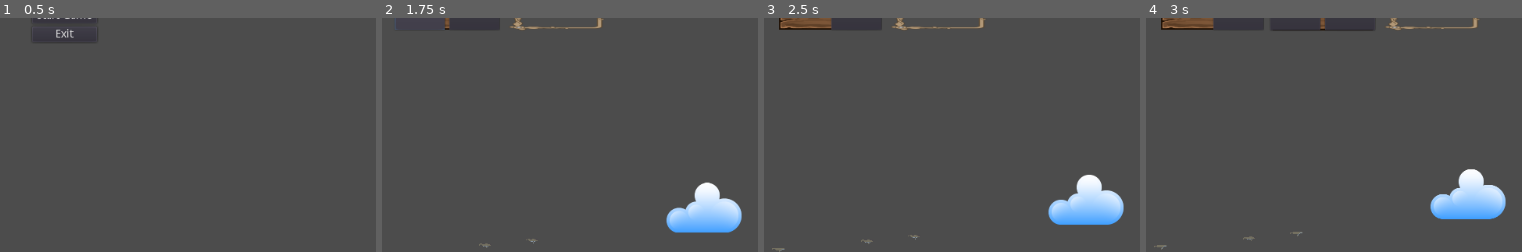
Above: before the commit, frames 1-4 (left to right).
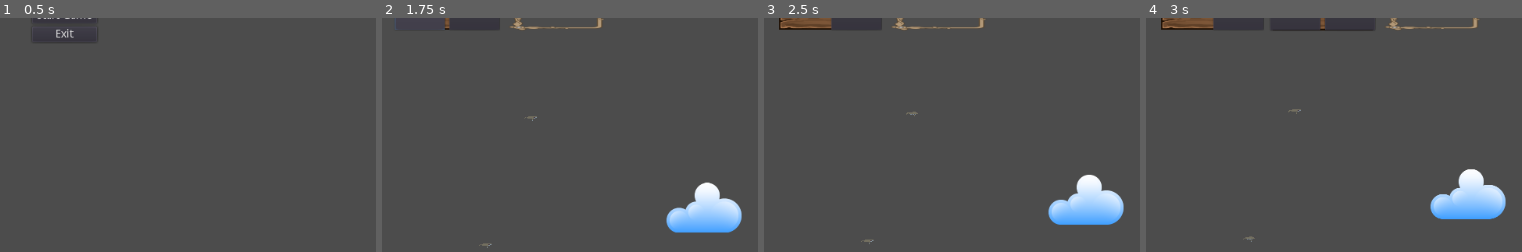
Above: after the commit, the same moments.

Repository: LaffertyDev/SkyHigh
Game: Godot game, scene res://game_menu/main_menu.tscn
Two runs of this game, one before a commit and one after it. Both use one fixed random seed, a clock stepped at 60 frames per second and the inputs below. A sky picture missing from this copy of the repository is replaced by a grey-blue gradient.
Inputs (mouse positions are % of the whole screen's width and height, from its top left):
- Up to frame 1 (0.5 s): no input
- Up to frame 2 (1.75 s): click "Start Game" at 0.5 s; click "B" at 1.25 s
- Up to frame 3 (2.5 s): click "Balloon" at 2 s
- Up to frame 4 (3 s): click (63, 50) at 2.77 s
The pictures show only the part of the screen within x 39-89%, y 50-100%; the shares and areas given below are measured in that part.

Frame 1 is identical in both runs. In frame 2, less than 0.1% of the frame differs, in the area x 25-42%, y 41-99%; in frame 3, 0.1%, in the area x 2-42%, y 40-100%; in frame 4, less than 0.1%.

Commit message:
Balloon pop opens section for const

Diff:
--- a/skyhigh.tscn
+++ b/skyhigh.tscn
@@ -1,7 +1,6 @@
-[gd_scene load_steps=11 format=2]
+[gd_scene load_steps=10 format=2]
 
 [ext_resource path="res://units/platform/platform.tscn" type="PackedScene" id=1]
-[ext_resource path="res://units/platform/Plank_03.png" type="Texture" id=2]
 [ext_resource path="res://city.gd" type="Script" id=3]
 [ext_resource path="res://background/sky.png" type="Texture" id=4]
 [ext_resource path="res://skyhigh.gd" type="Script" id=5]
@@ -47,11 +46,6 @@
 
 [node name="GUI" parent="CanvasLayer" instance=ExtResource( 7 )]
 
-[node name="Sprite2" type="Sprite" parent="."]
-position = Vector2( 581.214, -304.351 )
-scale = Vector2( 0.1, 0.1 )
-texture = ExtResource( 2 )
-
 [node name="ParallaxBackground" type="ParallaxBackground" parent="."]
 scroll_ignore_camera_zoom = true
 
@@ -93,13 +87,13 @@
 texture = ExtResource( 9 )
 
 [node name="Whale" parent="." instance=ExtResource( 10 )]
-position = Vector2( 217.564, -423.753 )
+position = Vector2( 214.806, -738.191 )
 
 [node name="Whale2" parent="." instance=ExtResource( 10 )]
 position = Vector2( 98.6064, -411.282 )
 
 [node name="Whale3" parent="." instance=ExtResource( 10 )]
-position = Vector2( -130.676, -390.176 )
+position = Vector2( 98.6064, -411.282 )
 [connection signal="city_move" from="City" to="CanvasLayer/GUI" method="_on_City_city_move"]
 [connection signal="hit_ground" from="City" to="." method="_on_City_hit_ground"]
 [connection signal="built_platform" from="City/build_platform" to="City" method="_on_build_platform_built_platform"]
--- a/units/balloon/balloon.gd
+++ b/units/balloon/balloon.gd
@@ -1,6 +1,8 @@
 extends Node2D
 
 export(int) var health = 100
+
+signal balloon_pop
 
 func _ready():
 	add_to_group("balloons")
@@ -23,8 +25,8 @@
 	health = health - health_lost
 	$HealthBar.value = health
 	if health < 0:
-		print("balloon go pop")
 		get_parent().remove_child(self)
+		emit_signal("balloon_pop")
 
 	if health < 100:
 		$HealthBar.visible = true
--- a/units/section/section.gd
+++ b/units/section/section.gd
@@ -23,8 +23,12 @@
 	instance.position.x = 0
 	instance.position.y = -100
 	get_parent().add_child(instance)
+	instance.connect("balloon_pop", self, "_on_Balloon_Pop")
 	_set_menu(false)
 	self.visible = false
+
+func _on_Balloon_Pop():
+	self.visible = true
 
 func _set_menu(is_open):
 	$Option_1.visible = is_open
--- a/units/whale/whale.tscn
+++ b/units/whale/whale.tscn
@@ -17,5 +17,4 @@
 
 [node name="AnimatedSprite" type="AnimatedSprite" parent="."]
 frames = SubResource( 1 )
-frame = 1
 playing = true
